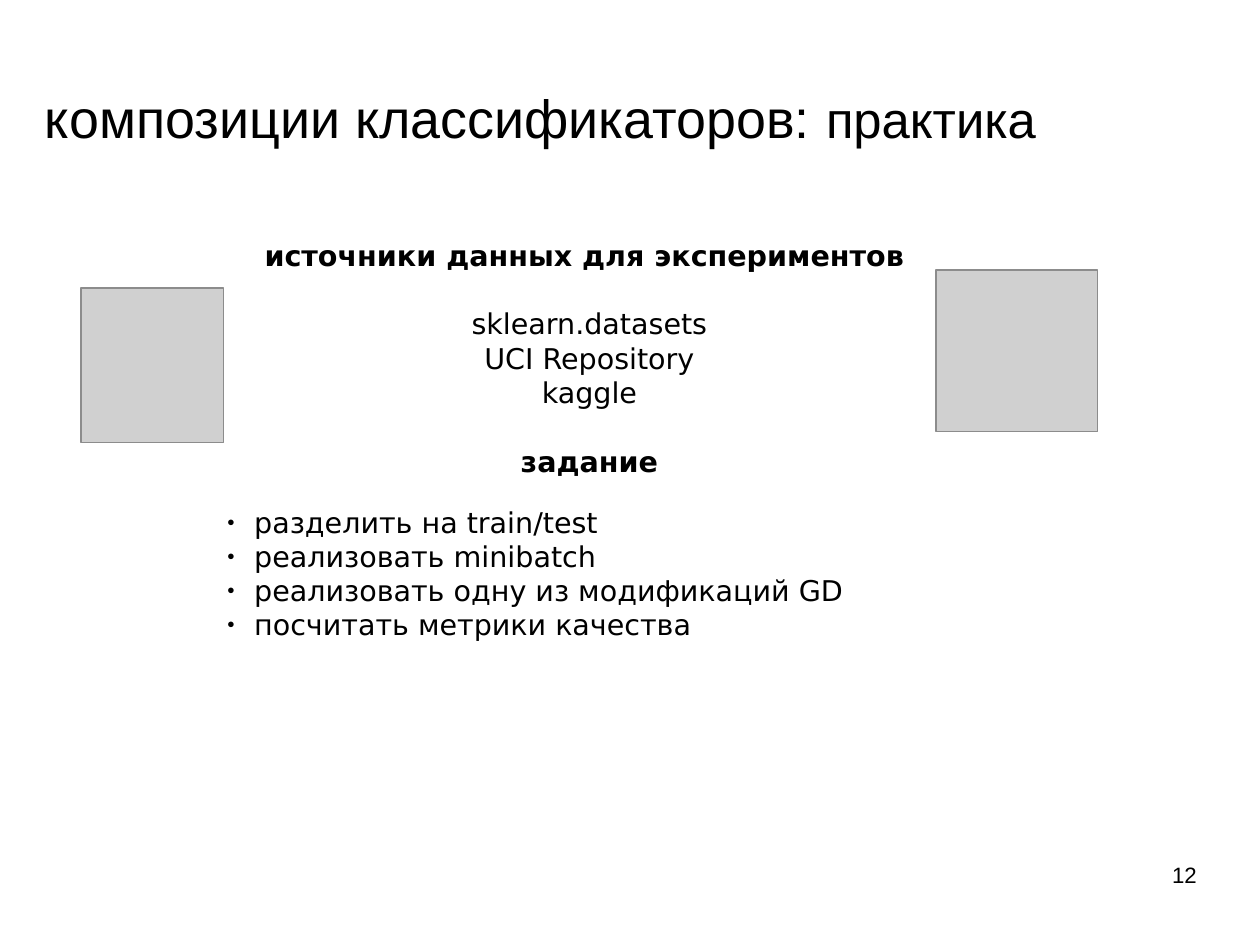
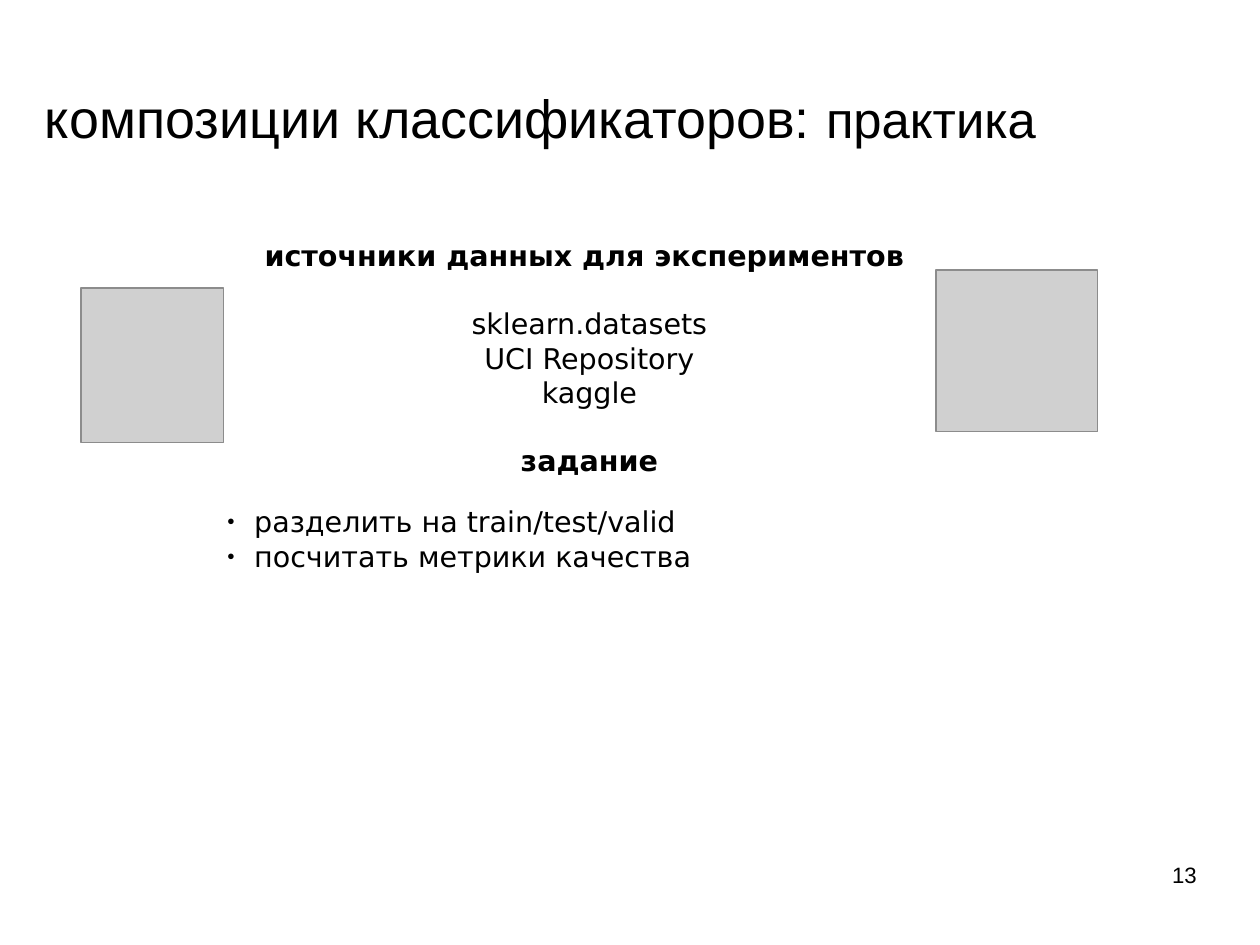
Before and after one commit to mechanoid5/ml_lectorium_legacy, a slide deck: slide 13 of 11-boost.odp (slide 12 before the commit). Drawn at 1260x945 pixels with LibreOffice and Linux fonts; fonts in the diff are those of the drawing; grey boxes stand for pictures; background and template pictures are left out. Boxes give left, top, right and bottom in pixels: in the first picture for what was removed or moved away, otherwise in the second. Text is boxed around its words. In the diff, an @@ line names an element or a change of style, - is before the commit and + after.

```diff
--- a/11-boost.odp
+++ b/11-boost.odp
@@ text at box(254, 510, 676, 538): text changed @@
-● разделить на train/test
-● реализовать minibatch
-● реализовать одну из модификаций GD
+● разделить на train/test/valid
@@ page number at box(1172, 867, 1197, 884): text changed @@
-12
+13
```
Also in this commit, not shown: 2 other slides changed, 2 slides added, 1 slide removed, 1 other file.
